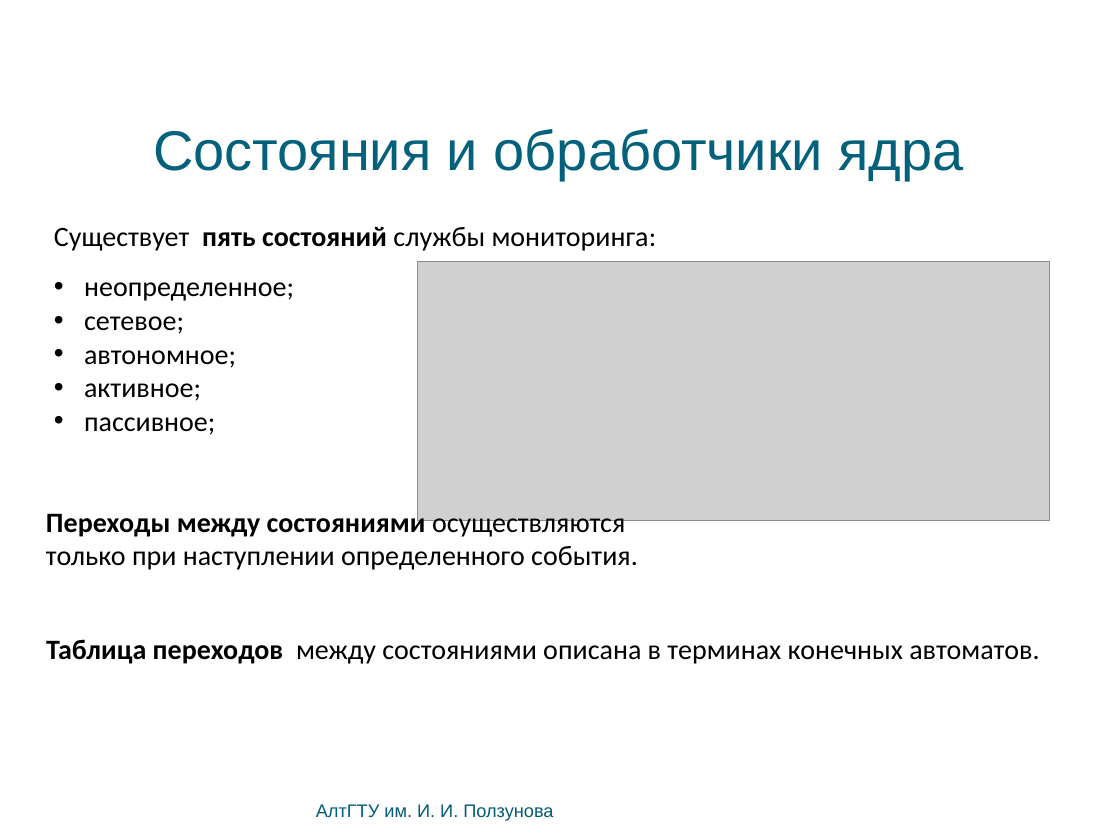
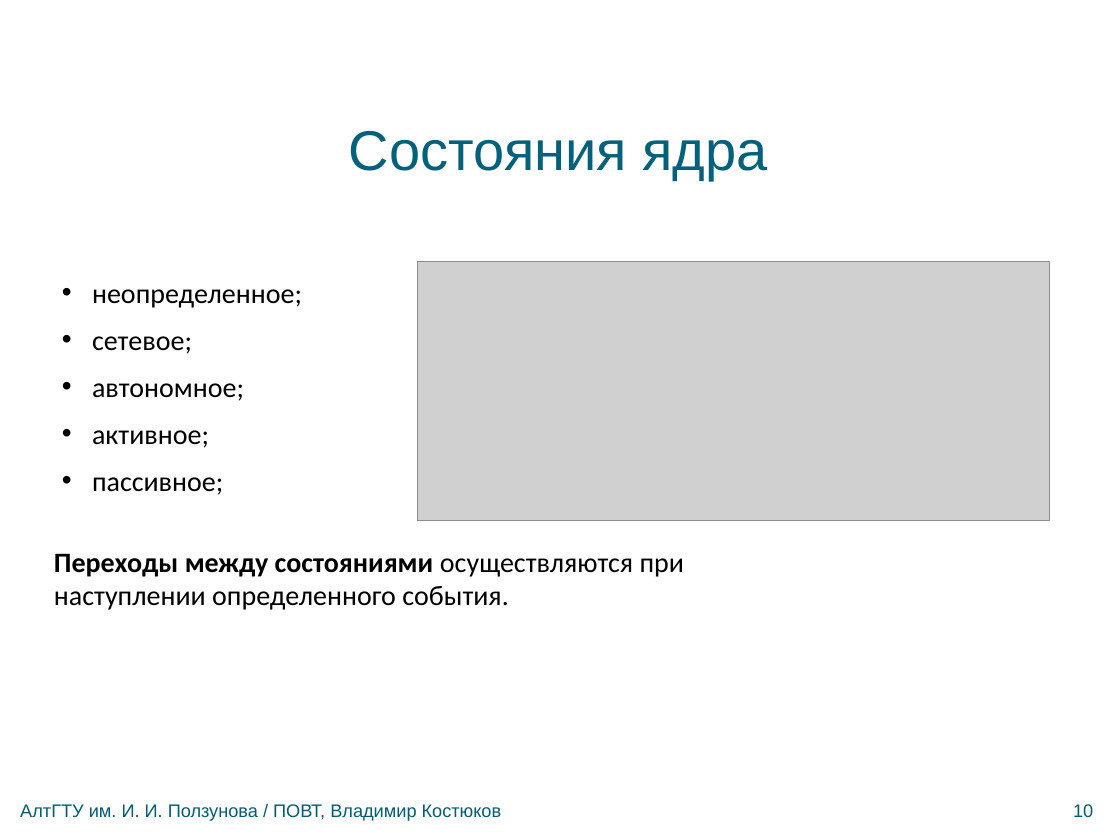
Before and after one commit to bluerain/snoopy, a slide deck: slide 10 of diploma/trunk/ppt/kostyukov.pptx (slide 11 before the commit). Drawn at 1120x840 pixels with LibreOffice and Linux fonts; fonts in the diff are those of the drawing; grey boxes stand for pictures; background and template pictures are left out. Boxes give left, top, right and bottom in pixels: in the first picture for what was removed or moved away, otherwise in the second. Text is boxed around its words. In the diff, an @@ line names an element or a change of style, - is before the commit and + after.

```diff
--- a/diploma/trunk/ppt/kostyukov.pptx
+++ b/diploma/trunk/ppt/kostyukov.pptx
@@ text at (x1=349, y1=131, x2=768, y2=180): text changed @@
-Состояния и обработчики ядра
+Состояния ядра
@@ text at (x1=54, y1=227, x2=657, y2=251): paragraph removed @@
-Существует пять состояний службы мониторинга:
@@ text "неопределенное;" moved from (x1=54, y1=227, x2=657, y2=435) to (x1=92, y1=289, x2=302, y2=495) @@
@@ text at (x1=54, y1=553, x2=684, y2=610): text changed @@
-Переходы между состояниями осуществляются только при наступлении определенного события.
+Переходы между состояниями осуществляются при наступлении определенного события.
@@ text removed at (x1=46, y1=639, x2=1039, y2=664) @@
-Таблица переходов между состояниями описана в терминах конечных автоматов.
@@ text at (x1=20, y1=804, x2=502, y2=821): text changed @@
-АлтГТУ им. И. И. Ползунова
+АлтГТУ им. И. И. Ползунова / ПОВТ, Владимир Костюков
@@ text added at (x1=1073, y1=804, x2=1093, y2=817), 13 pt, text #045C75 @@
+10
```
Also in this commit, not shown: 18 other slides changed, 1 slide added, 1 slide removed, 2 other files.
